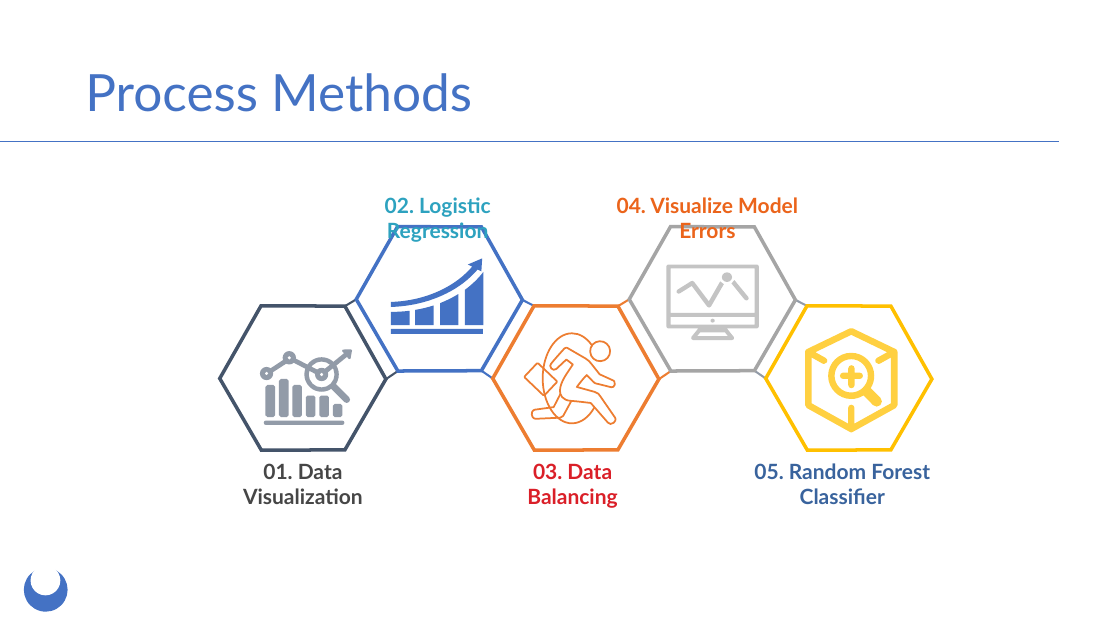
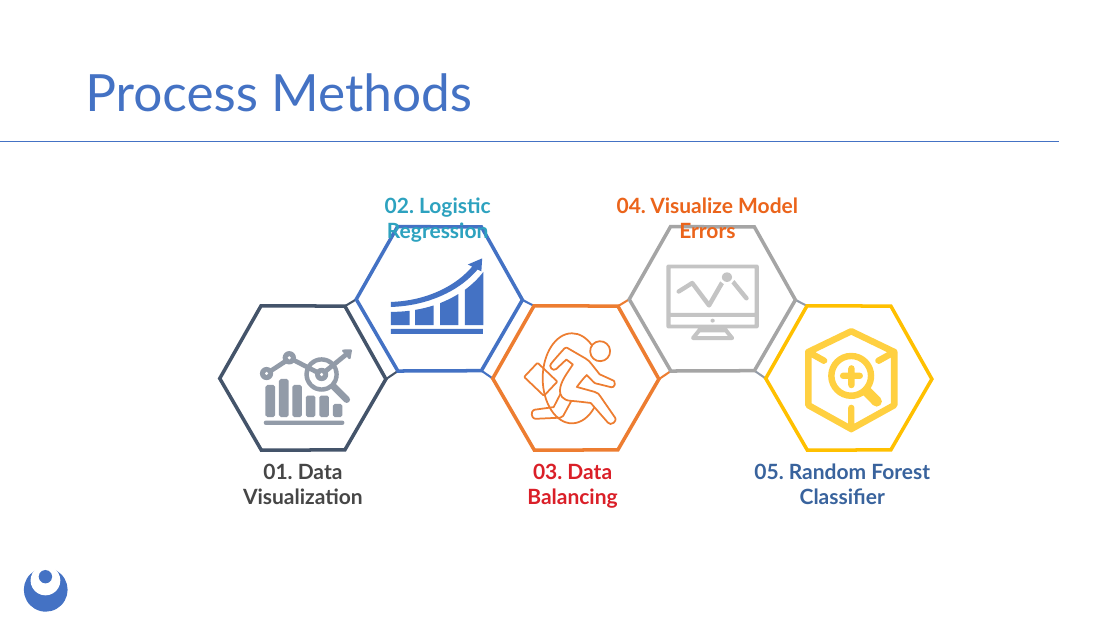
Before and after one commit to KyoldFusion/BreastCancerML, a slide deck: slide 2 of Presentation/MachineLearning.pptx. Drawn at 1120x630 pixels with LibreOffice and Linux fonts; fonts in the diff are those of the drawing. Boxes give left, top, right and bottom in pixels: in the first picture for what was removed or moved away, otherwise in the second. Text is boxed around its words. In the diff, an @@ line names an element or a change of style, - is before the commit and + after.

```diff
--- a/Presentation/MachineLearning.pptx
+++ b/Presentation/MachineLearning.pptx
@@ ellipse added at (x1=39, y1=571, x2=52, y2=584), fill #4472C4 @@
```
Also in this commit, not shown: 4 other slides changed, 6 slides added.
